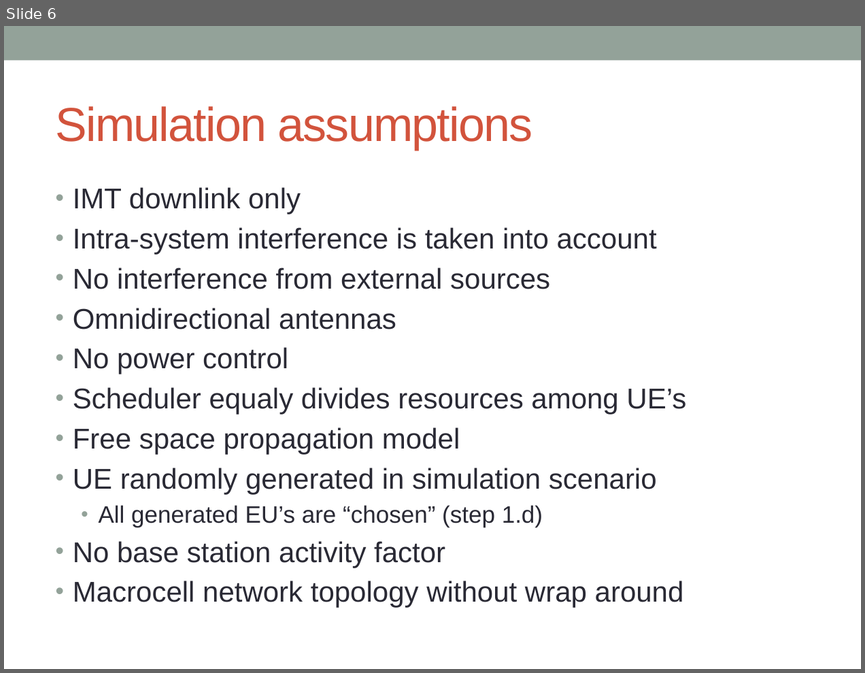
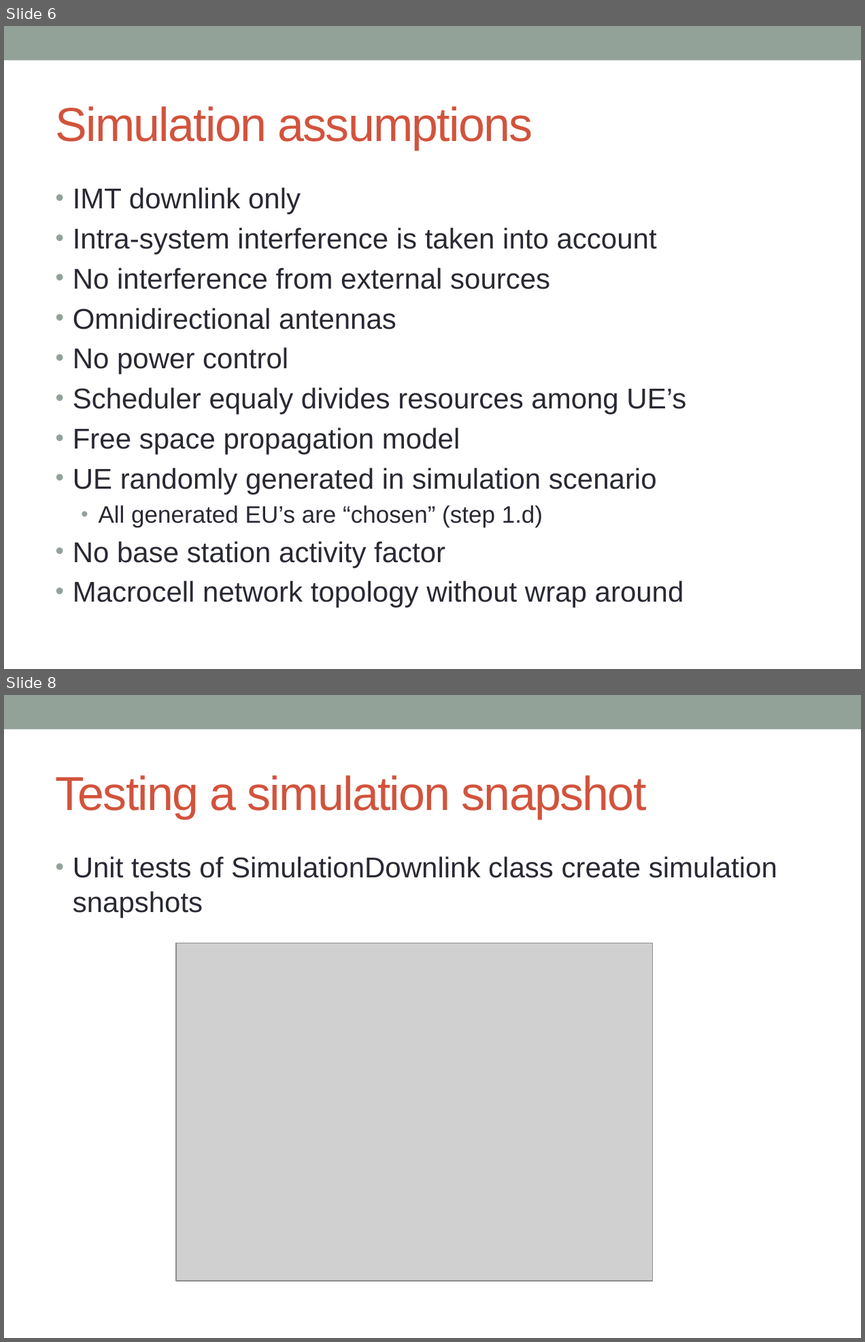
Before and after one commit to SIMULATOR-WG/SHARC-docs, a slide deck: 02. First simulations.pptx. Shown one above the other, each under a label of ours: slide 6 before the commit, slides 6 and 8 after it; the slides between them are not shown. The pictures are 865x673 and 865x1342 pixels, drawn with LibreOffice and Linux fonts; fonts in the diff are those of the drawing; grey boxes stand for pictures. Boxes give left, top, right and bottom in pixels: in the first picture for what was removed or moved away, otherwise in the second. Text is boxed around its words. In the diff, an @@ line names an element or a change of style, - is before the commit and + after.

```diff
--- a/02. First simulations.pptx
+++ b/02. First simulations.pptx
@@ slide 8 added at <box>4,695,861,1338</box>, background #FFFFFF; not listed: 1 template element that a slide beside it also shows @@
@@ title added at <box>56,775,647,819</box>, 40 pt, text #D2533C @@
+Testing a simulation snapshot
@@ text added at <box>73,856,777,917</box>, 24 pt, text #292934 @@
+• Unit tests of SimulationDownlink class create simulation snapshots
@@ picture added at <box>176,943,653,1280</box> @@
```
Also in this commit, not shown: 1 other slide added.
